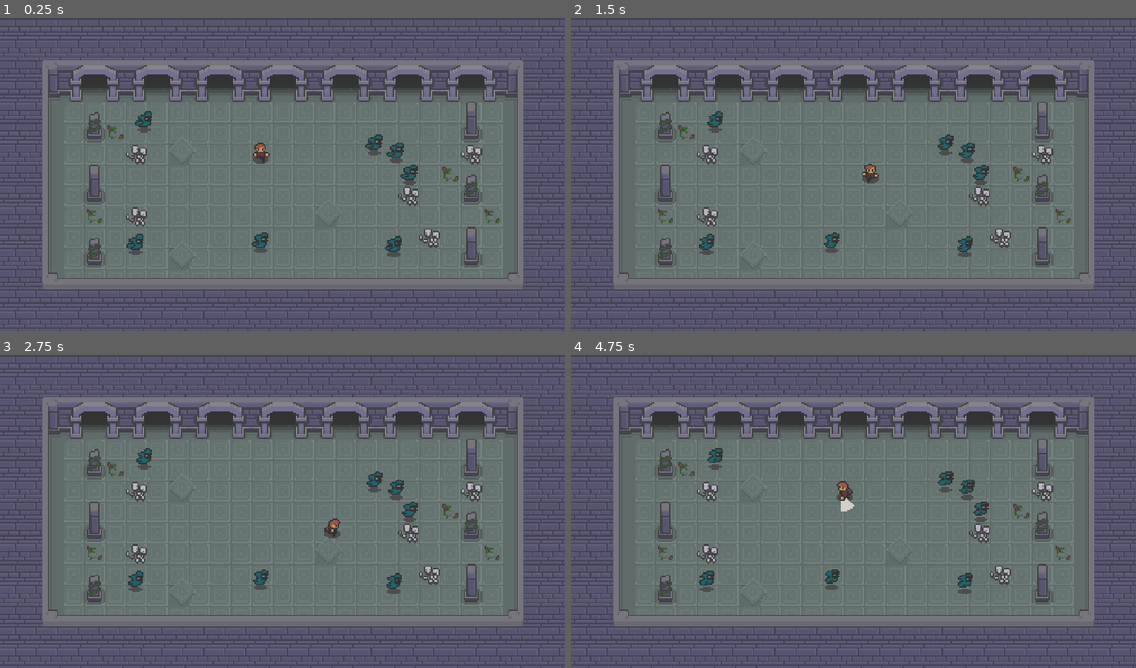
Above: before the commit, frames 1-4 (two rows, left to right).
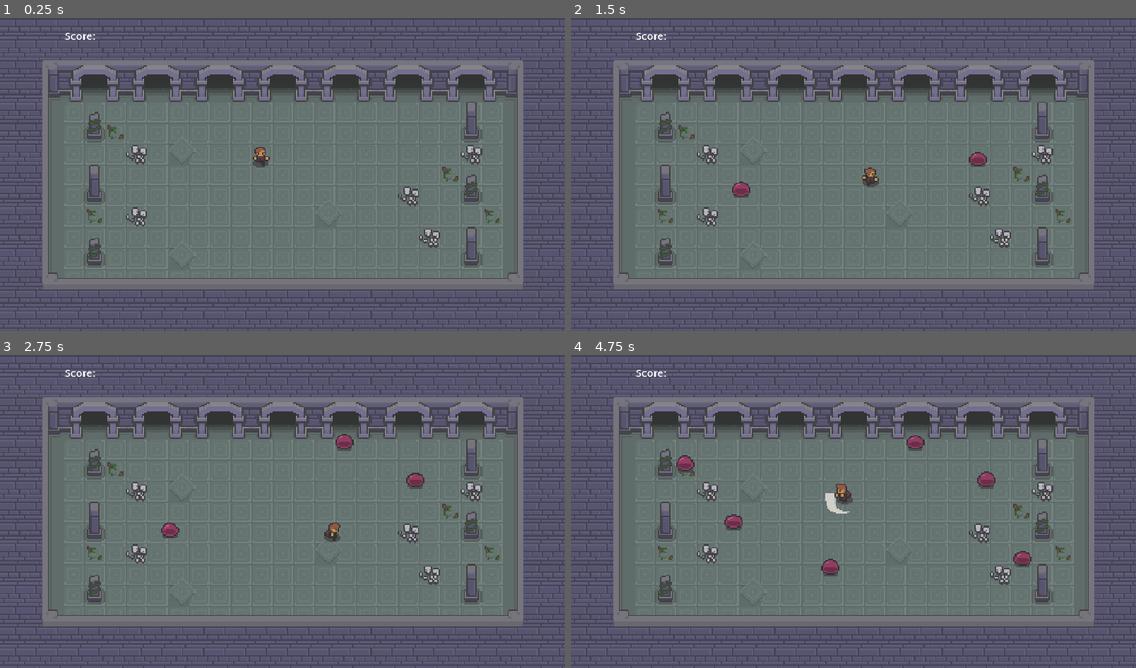
Above: after the commit, the same moments.

Repository: GigglebertCreepstein/MSU_CSC275_TERM_PROJECT
Game: Godot game, scene res://scenes/game.tscn
The game is run twice, just before and just after one commit, with the same random seed, the same clock (stepped at 60 frames per second) and the same inputs.
Inputs (mouse positions are in pixels of both pictures, inside the frame that each line leads up to):
- Up to frame 1 (0.25 s): no input
- Up to frame 2 (1.5 s): tap Enter (attack) at 0.5, 0.6 s; move the mouse to (977, 158) at 0.52 s; hold D (move_right) 0.53-1.28 s; click (977, 158) at 0.8 s; move the mouse to (740, 190) at 1.27 s; hold S (move_down) from 1.28 s (still down); click (740, 190) at 1.35 s
- Up to frame 3 (2.75 s): tap Enter (attack) at 1.55, 2.1 s; move the mouse to (339, 442) at 2.02 s; release S (move_down) at 2.03 s; hold D (move_right) from 2.03 s (still down); click (339, 442) at 2.3 s
- Up to frame 4 (4.75 s): move the mouse to (825, 574) at 2.77 s; release D (move_right) at 2.78 s; hold W (move_up) 2.78-3.53 s; click (825, 574) at 2.85 s; tap Enter (attack) at 3.05, 3.6, 4.55 s; move the mouse to (1023, 558) at 3.52 s; hold A (move_left) from 3.53 s (still down); click (1023, 558) at 3.8 s; move the mouse to (684, 464) at 4.27 s; click (684, 464) at 4.35 s

The runs differ from the first frame. In frame 1, 1.2% of the frame differs, in the area x 11-74%, y 4-77%; in frame 2, 1.4%; in frame 3, 1.5%; in frame 4, 2.1%, in the area x 11-82%, y 4-77%.

Commit message:
3/5/25 update
- tweaked minor animation bugs in player attack animations
- added basic movement "AI" to enemy
- added testing feature allowing user to spawn mob at mouse cursor coordinates by left-clicking

Diff:
--- a/enemy.gd
+++ b/enemy.gd
@@ -1,17 +1,34 @@
 extends CharacterBody2D
+#####GLOBAL VARIABLES#####################################################
 @onready var collision_shape_2d: CollisionShape2D = $CollisionShape2D
 @onready var animated_sprite_2d: AnimatedSprite2D = $AnimatedSprite2D
 @onready var death_timer: Timer = $hitbox/death_timer
 @onready var hitbox_collision: CollisionShape2D = $hitbox/hitbox_collision
-
+@onready var movement_timer: Timer = $movement_timer
+var just_moved = false
+##########################################################################
 func _ready() -> void:
 	animated_sprite_2d.play("idle")
-	move_and_collide(velocity)
+	movement_timer.start(.5)
 
-func _on_hitbox_area_entered(area: Area2D) -> void:
+func _process(delta: float) -> void:
+	move_and_slide()
+###########################################################################
+
+func enemy_death(area: Area2D) -> void:
 	animated_sprite_2d.play("death")
 	death_timer.start(.4)
 
-
 func _on_death_timer_timeout() -> void:
 	queue_free()
+
+# updates enemy movement. either moves random direction or stays stationary
+func _on_movement_timer_timeout() -> void:
+	if randi_range(0,1) == 0 and just_moved == false:
+		velocity = Vector2(randf_range(-50,50),randf_range(-50,50))
+		if velocity.length() > 1:
+			velocity.normalized()
+		just_moved = true
+	else:
+		just_moved = false
+		velocity = Vector2.ZERO
--- a/project.godot
+++ b/project.godot
@@ -49,12 +49,21 @@
 attack={
 "deadzone": 0.5,
 "events": [Object(InputEventKey,"resource_local_to_scene":false,"resource_name":"","device":-1,"window_id":0,"alt_press …(195 unchanged characters)…
-, Object(InputEventKey,"resource_local_to_scene":false,"resource_name":"","device":-1,"window_id":0,"alt_pressed":false,"shift_pressed":false,"ctrl_pressed":false,"meta_pressed":false,"pressed":false,"keycode":0,"physical_keycode":32,"key_label":0,"unicode":32,"location":0,"echo":false,"script":null)
 ]
 }
 test={
 "deadzone": 0.2,
 "events": [Object(InputEventKey,"resource_local_to_scene":false,"resource_name":"","device":-1,"window_id":0,"alt_press …(192 unchanged characters)…
+]
+}
+grab-throw={
+"deadzone": 0.2,
+"events": [Object(InputEventKey,"resource_local_to_scene":false,"resource_name":"","device":-1,"window_id":0,"alt_pressed":false,"shift_pressed":false,"ctrl_pressed":false,"meta_pressed":false,"pressed":false,"keycode":0,"physical_keycode":4194325,"key_label":0,"unicode":0,"location":0,"echo":false,"script":null)
+]
+}
+"left click"={
+"deadzone": 0.2,
+"events": [Object(InputEventMouseButton,"resource_local_to_scene":false,"resource_name":"","device":-1,"window_id":0,"alt_pressed":false,"shift_pressed":false,"ctrl_pressed":false,"meta_pressed":false,"button_mask":0,"position":Vector2(0, 0),"global_position":Vector2(0, 0),"factor":1.0,"button_index":1,"canceled":false,"pressed":false,"double_click":false,"script":null)
 ]
 }
 
--- a/scenes/enemy.tscn
+++ b/scenes/enemy.tscn
@@ -1,95 +1,52 @@
-[gd_scene load_steps=24 format=3 uid="uid://g636wece0tif"]
+[gd_scene load_steps=17 format=3 uid="uid://g636wece0tif"]
 
 [ext_resource type="Script" uid="uid://brxqkemserjgq" path="res://enemy.gd" id="1_4gyqm"]
-[ext_resource type="Texture2D" uid="uid://dgqvd5o1ut04m" path="res://assets/Top_Down_Adventure_Pack_v.1.0/Top_Down_Adventure_Pack_v.1.0/Enemies_Sprites/Phantom_Sprites/phantom_spritesheet.png" id="1_7k104"]
-
-[sub_resource type="RectangleShape2D" id="RectangleShape2D_md0e3"]
-size = Vector2(14, 12)
-
-[sub_resource type="AtlasTexture" id="AtlasTexture_md0e3"]
-atlas = ExtResource("1_7k104")
-region = Rect2(112, 64, 16, 16)
-
-[sub_resource type="AtlasTexture" id="AtlasTexture_4ra3w"]
-atlas = ExtResource("1_7k104")
-region = Rect2(128, 64, 16, 16)
-
-[sub_resource type="AtlasTexture" id="AtlasTexture_5uy6h"]
-atlas = ExtResource("1_7k104")
-region = Rect2(80, 64, 16, 16)
+[ext_resource type="Texture2D" uid="uid://cl4yv5rcp4md6" path="res://assets/Top_Down_Adventure_Pack_v.1.0/Top_Down_Adventure_Pack_v.1.0/Enemies_Sprites/Pinkslime_Sprites/pinkslime_hit_anim_all_dir_strip_4.png" id="2_4ra3w"]
+[ext_resource type="Texture2D" uid="uid://bp2ymc3b5coy" path="res://assets/Top_Down_Adventure_Pack_v.1.0/Top_Down_Adventure_Pack_v.1.0/Enemies_Sprites/Pinkslime_Sprites/pinkslime_idle_anim_all_dir_strip_6.png" id="3_5uy6h"]
 
 [sub_resource type="AtlasTexture" id="AtlasTexture_c4w8v"]
-atlas = ExtResource("1_7k104")
-region = Rect2(96, 64, 16, 16)
+atlas = ExtResource("2_4ra3w")
+region = Rect2(32, 0, 16, 16)
 
 [sub_resource type="AtlasTexture" id="AtlasTexture_xwavj"]
-atlas = ExtResource("1_7k104")
-region = Rect2(96, 32, 16, 16)
+atlas = ExtResource("2_4ra3w")
+region = Rect2(48, 0, 16, 16)
 
 [sub_resource type="AtlasTexture" id="AtlasTexture_nenq2"]
-atlas = ExtResource("1_7k104")
-region = Rect2(112, 32, 16, 16)
+atlas = ExtResource("2_4ra3w")
+region = Rect2(0, 0, 16, 16)
 
 [sub_resource type="AtlasTexture" id="AtlasTexture_md484"]
-atlas = ExtResource("1_7k104")
-region = Rect2(144, 32, 16, 16)
+atlas = ExtResource("2_4ra3w")
+region = Rect2(16, 0, 16, 16)
 
 [sub_resource type="AtlasTexture" id="AtlasTexture_ipns3"]
-atlas = ExtResource("1_7k104")
-region = Rect2(160, 32, 16, 16)
+atlas = ExtResource("3_5uy6h")
+region = Rect2(0, 0, 16, 16)
 
 [sub_resource type="AtlasTexture" id="AtlasTexture_8qclf"]
-atlas = ExtResource("1_7k104")
-region = Rect2(176, 32, 16, 16)
+atlas = ExtResource("3_5uy6h")
+region = Rect2(16, 0, 16, 16)
 
 [sub_resource type="AtlasTexture" id="AtlasTexture_w8i8w"]
-atlas = ExtResource("1_7k104")
-region = Rect2(192, 32, 16, 16)
+atlas = ExtResource("3_5uy6h")
+region = Rect2(32, 0, 16, 16)
 
 [sub_resource type="AtlasTexture" id="AtlasTexture_otmr2"]
-atlas = ExtResource("1_7k104")
-region = Rect2(208, 32, 16, 16)
+atlas = ExtResource("3_5uy6h")
+region = Rect2(48, 0, 16, 16)
 
 [sub_resource type="AtlasTexture" id="AtlasTexture_wtq4b"]
-atlas = ExtResource("1_7k104")
-region = Rect2(224, 32, 16, 16)
+atlas = ExtResource("3_5uy6h")
+region = Rect2(64, 0, 16, 16)
 
-[sub_resource type="AtlasTexture" id="AtlasTexture_4gyqm"]
-atlas = ExtResource("1_7k104")
-region = Rect2(0, 16, 16, 16)
-
-[sub_resource type="AtlasTexture" id="AtlasTexture_qi2p4"]
-atlas = ExtResource("1_7k104")
-region = Rect2(16, 16, 16, 16)
-
-[sub_resource type="AtlasTexture" id="AtlasTexture_iifgy"]
-atlas = ExtResource("1_7k104")
-region = Rect2(32, 16, 16, 16)
-
-[sub_resource type="AtlasTexture" id="AtlasTexture_epg4t"]
-atlas = ExtResource("1_7k104")
-region = Rect2(48, 16, 16, 16)
-
-[sub_resource type="AtlasTexture" id="AtlasTexture_3yqyl"]
-atlas = ExtResource("1_7k104")
-region = Rect2(64, 16, 16, 16)
-
-[sub_resource type="AtlasTexture" id="AtlasTexture_wujgv"]
-atlas = ExtResource("1_7k104")
-region = Rect2(80, 16, 16, 16)
+[sub_resource type="AtlasTexture" id="AtlasTexture_j0cyh"]
+atlas = ExtResource("3_5uy6h")
+region = Rect2(80, 0, 16, 16)
 
 [sub_resource type="SpriteFrames" id="SpriteFrames_hb8ge"]
 animations = [{
 "frames": [{
-"duration": 1.0,
-"texture": SubResource("AtlasTexture_md0e3")
-}, {
-"duration": 1.0,
-"texture": SubResource("AtlasTexture_4ra3w")
-}, {
-"duration": 1.0,
-"texture": SubResource("AtlasTexture_5uy6h")
-}, {
 "duration": 1.0,
 "texture": SubResource("AtlasTexture_c4w8v")
 }, {
@@ -101,7 +58,12 @@
 }, {
 "duration": 1.0,
 "texture": SubResource("AtlasTexture_md484")
+}],
+"loop": true,
+"name": &"death",
+"speed": 12.0
 }, {
+"frames": [{
 "duration": 1.0,
 "texture": SubResource("AtlasTexture_ipns3")
 }, {
@@ -116,53 +78,39 @@
 }, {
 "duration": 1.0,
 "texture": SubResource("AtlasTexture_wtq4b")
-}],
-"loop": true,
-"name": &"death",
-"speed": 12.0
-}, {
-"frames": [{
-"duration": 1.0,
-"texture": SubResource("AtlasTexture_4gyqm")
 }, {
 "duration": 1.0,
-"texture": SubResource("AtlasTexture_qi2p4")
-}, {
-"duration": 1.0,
-"texture": SubResource("AtlasTexture_iifgy")
-}, {
-"duration": 1.0,
-"texture": SubResource("AtlasTexture_epg4t")
-}, {
-"duration": 1.0,
-"texture": SubResource("AtlasTexture_3yqyl")
-}, {
-"duration": 1.0,
-"texture": SubResource("AtlasTexture_wujgv")
+"texture": SubResource("AtlasTexture_j0cyh")
 }],
 "loop": true,
 "name": &"idle",
-"speed": 10.0
+"speed": 17.0
 }]
+
+[sub_resource type="RectangleShape2D" id="RectangleShape2D_md0e3"]
+size = Vector2(14, 15)
 
 [sub_resource type="RectangleShape2D" id="RectangleShape2D_e1ltt"]
 size = Vector2(14, 12)
 
 [node name="enemy" type="CharacterBody2D"]
-scale = Vector2(2, 2)
 collision_layer = 4
 collision_mask = 3
 script = ExtResource("1_4gyqm")
 
+[node name="AnimatedSprite2D" type="AnimatedSprite2D" parent="."]
+scale = Vector2(2, 2)
+sprite_frames = SubResource("SpriteFrames_hb8ge")
+animation = &"death"
+frame_progress = 0.932517
+
 [node name="CollisionShape2D" type="CollisionShape2D" parent="."]
-position = Vector2(0, -2)
+position = Vector2(0, -0.5)
+scale = Vector2(2, 2)
 shape = SubResource("RectangleShape2D_md0e3")
 
-[node name="AnimatedSprite2D" type="AnimatedSprite2D" parent="."]
-sprite_frames = SubResource("SpriteFrames_hb8ge")
-animation = &"death"
-
 [node name="hitbox" type="Area2D" parent="."]
+scale = Vector2(2, 2)
 collision_layer = 4
 collision_mask = 2
 
@@ -172,5 +120,8 @@
 
 [node name="death_timer" type="Timer" parent="hitbox"]
 
-[connection signal="area_entered" from="hitbox" to="." method="_on_hitbox_area_entered"]
+[node name="movement_timer" type="Timer" parent="."]
+
+[connection signal="area_entered" from="hitbox" to="." method="enemy_death"]
 [connection signal="timeout" from="hitbox/death_timer" to="." method="_on_death_timer_timeout"]
+[connection signal="timeout" from="movement_timer" to="." method="_on_movement_timer_timeout"]
--- /dev/null
+++ b/scenes/game.gd
@@ -0,0 +1,11 @@
+extends Node2D
+var enemy = preload("res://scenes/enemy.tscn")
+@onready var score_label: Label = $Control/score_label
+
+
+func _process(delta: float) -> void:
+	# !!!!TESTING FEATURE!!!! - left click to spawn in basic enemy at mouse coordinates
+	if Input.is_action_just_pressed("left click"):
+		var instance = enemy.instantiate()
+		add_child(instance)
+		instance.position = get_global_mouse_position()
--- a/scenes/game.tscn
+++ b/scenes/game.tscn
@@ -1,8 +1,8 @@
 [gd_scene load_steps=6 format=4 uid="uid://c8u04hmuo5831"]
 
 [ext_resource type="Texture2D" uid="uid://b72we0ty7tg3o" path="res://assets/Top_Down_Adventure_Pack_v.1.0/Top_Down_Adventure_Pack_v.1.0/Dungeon_Tileset.png" id="1_34elp"]
+[ext_resource type="Script" uid="uid://yhrye3d7tahq" path="res://scenes/game.gd" id="1_lbhrr"]
 [ext_resource type="PackedScene" uid="uid://bdb41aisf0bvp" path="res://scenes/trad_player.tscn" id="2_uhngc"]
-[ext_resource type="PackedScene" uid="uid://g636wece0tif" path="res://scenes/enemy.tscn" id="3_lnu2h"]
 
 [sub_resource type="TileSetAtlasSource" id="TileSetAtlasSource_5ktn1"]
 texture = ExtResource("1_34elp")
@@ -266,6 +266,7 @@
 sources/0 = SubResource("TileSetAtlasSource_5ktn1")
 
 [node name="game" type="Node2D"]
+script = ExtResource("1_lbhrr")
 
 [node name="Area2D" type="Area2D" parent="."]
 position = Vector2(128, 32)
@@ -286,25 +287,16 @@
 [node name="player" parent="." instance=ExtResource("2_uhngc")]
 position = Vector2(398, 219)
 
-[node name="enemies" type="Node" parent="."]
-
-[node name="enemy" parent="enemies" instance=ExtResource("3_lnu2h")]
-position = Vector2(220, 159)
-
-[node name="enemy2" parent="enemies" instance=ExtResource("3_lnu2h")]
-position = Vector2(207, 347)
-
-[node name="enemy3" parent="enemies" instance=ExtResource("3_lnu2h")]
-position = Vector2(602, 350)
-
-[node name="enemy4" parent="enemies" instance=ExtResource("3_lnu2h")]
-position = Vector2(572, 194)
-
-[node name="enemy5" parent="enemies" instance=ExtResource("3_lnu2h")]
-position = Vector2(398, 344)
-
-[node name="enemy6" parent="enemies" instance=ExtResource("3_lnu2h")]
-position = Vector2(605, 206)
-
-[node name="enemy7" parent="enemies" instance=ExtResource("3_lnu2h")]
-position = Vector2(626, 240)
+[node name="Control" type="Control" parent="."]
+layout_mode = 3
+anchors_preset = 0
+offset_right = 40.0
+offset_bottom = 40.0
+
+[node name="score_label" type="Label" parent="Control"]
+layout_mode = 0
+offset_left = 98.0
+offset_top = 16.0
+offset_right = 138.0
+offset_bottom = 39.0
+text = "Score:"
--- a/scenes/trad_player.tscn
+++ b/scenes/trad_player.tscn
@@ -56,27 +56,27 @@
 atlas = ExtResource("2_6d7i0")
 region = Rect2(240, 48, 48, 48)
 
-[sub_resource type="AtlasTexture" id="AtlasTexture_f842s"]
+[sub_resource type="AtlasTexture" id="AtlasTexture_y6yeb"]
 atlas = ExtResource("2_6d7i0")
 region = Rect2(0, 96, 48, 48)
 
-[sub_resource type="AtlasTexture" id="AtlasTexture_psqtj"]
+[sub_resource type="AtlasTexture" id="AtlasTexture_06qbn"]
 atlas = ExtResource("2_6d7i0")
 region = Rect2(48, 96, 48, 48)
 
-[sub_resource type="AtlasTexture" id="AtlasTexture_57ra5"]
+[sub_resource type="AtlasTexture" id="AtlasTexture_pe412"]
 atlas = ExtResource("2_6d7i0")
 region = Rect2(96, 96, 48, 48)
 
-[sub_resource type="AtlasTexture" id="AtlasTexture_m63d8"]
+[sub_resource type="AtlasTexture" id="AtlasTexture_w65kv"]
+atlas = ExtResource("2_6d7i0")
+region = Rect2(144, 96, 48, 48)
+
+[sub_resource type="AtlasTexture" id="AtlasTexture_hlpqe"]
 atlas = ExtResource("2_6d7i0")
 region = Rect2(192, 96, 48, 48)
 
-[sub_resource type="AtlasTexture" id="AtlasTexture_g0rk7"]
-atlas = ExtResource("2_6d7i0")
-region = Rect2(144, 96, 48, 48)
-
-[sub_resource type="AtlasTexture" id="AtlasTexture_xdra2"]
+[sub_resource type="AtlasTexture" id="AtlasTexture_v6hfp"]
 atlas = ExtResource("2_6d7i0")
 region = Rect2(240, 96, 48, 48)
 
@@ -223,7 +223,7 @@
 }],
 "loop": true,
 "name": &"attack_down",
-"speed": 10.0
+"speed": 15.0
 }, {
 "frames": [{
 "duration": 1.0,
@@ -246,30 +246,30 @@
 }],
 "loop": true,
 "name": &"attack_left",
-"speed": 10.0
-}, {
-"frames": [{
-"duration": 1.0,
-"texture": SubResource("AtlasTexture_f842s")
-}, {
-"duration": 1.0,
-"texture": SubResource("AtlasTexture_psqtj")
-}, {
-"duration": 1.0,
-"texture": SubResource("AtlasTexture_57ra5")
-}, {
-"duration": 1.0,
-"texture": SubResource("AtlasTexture_m63d8")
-}, {
-"duration": 1.0,
-"texture": SubResource("AtlasTexture_g0rk7")
-}, {
-"duration": 1.0,
-"texture": SubResource("AtlasTexture_xdra2")
+"speed": 15.0
+}, {
+"frames": [{
+"duration": 1.0,
+"texture": SubResource("AtlasTexture_y6yeb")
+}, {
+"duration": 1.0,
+"texture": SubResource("AtlasTexture_06qbn")
+}, {
+"duration": 1.0,
+"texture": SubResource("AtlasTexture_pe412")
+}, {
+"duration": 1.0,
+"texture": SubResource("AtlasTexture_w65kv")
+}, {
+"duration": 1.0,
+"texture": SubResource("AtlasTexture_hlpqe")
+}, {
+"duration": 1.0,
+"texture": SubResource("AtlasTexture_v6hfp")
 }],
 "loop": true,
 "name": &"attack_right",
-"speed": 10.0
+"speed": 15.0
 }, {
 "frames": [{
 "duration": 1.0,
@@ -292,7 +292,7 @@
 }],
 "loop": true,
 "name": &"attack_up",
-"speed": 10.0
+"speed": 15.0
 }, {
 "frames": [{
 "duration": 1.0,
@@ -394,7 +394,6 @@
 size = Vector2(9, 12.5)
 
 [node name="player" type="CharacterBody2D"]
-scale = Vector2(2, 2)
 collision_layer = 2
 collision_mask = 5
 motion_mode = 1
@@ -403,12 +402,13 @@
 
 [node name="player_sprite" type="AnimatedSprite2D" parent="."]
 position = Vector2(0, -6.03995)
+scale = Vector2(2, 2)
 sprite_frames = SubResource("SpriteFrames_2t73j")
-animation = &"attack_down"
-frame = 3
-frame_progress = 0.673276
+animation = &"attack_up"
+frame_progress = 0.231037
 
 [node name="short_attack_Area2D" type="Area2D" parent="."]
+scale = Vector2(2, 2)
 collision_layer = 2
 collision_mask = 4
 
@@ -423,6 +423,7 @@
 
 [node name="CollisionShape2D" type="CollisionShape2D" parent="."]
 position = Vector2(0.5, -5)
+scale = Vector2(2, 2)
 shape = SubResource("RectangleShape2D_dv0ly")
 
 [connection signal="body_entered" from="short_attack_Area2D" to="." method="_on_short_attack_area_2d_body_entered"]
--- a/scripts/character_body_2d.gd
+++ b/scripts/character_body_2d.gd
@@ -1,14 +1,18 @@
 extends CharacterBody2D
 ##################NODE REFERENCES##########
+
 @onready var slice: AudioStreamPlayer = $"short_attack_Area2D/Retro-hurt-1-236672(1)"
 @onready var player_sprite: AnimatedSprite2D = $player_sprite
 @onready var short_attack_hitbox: CollisionShape2D = $short_attack_Area2D/short_attack_collider
 @onready var attack_timer: Timer = $short_attack_Area2D/attack_timer
+
 ##################GLOBAL VARIABLES#########
+
 @export var speed = 200
 var freeze_player = false
 enum direction { LEFT, RIGHT, UP, DOWN, UP_RIGHT, UP_LEFT, DOWN_RIGHT, DOWN_LEFT}
 var current_direction = direction.DOWN
+
 ###########################################
 
 func _ready() -> void:
@@ -31,7 +35,7 @@
 	# if no input is being recieved, sets player animation to face most recent direction
 
 
-##################################PLAYER STATES################################
+##################PLAYER STATES################################
 
 # updates the enum current_direction based on player input
 func get_player_direction():
Not shown, added: scenes/game.gd.uid
